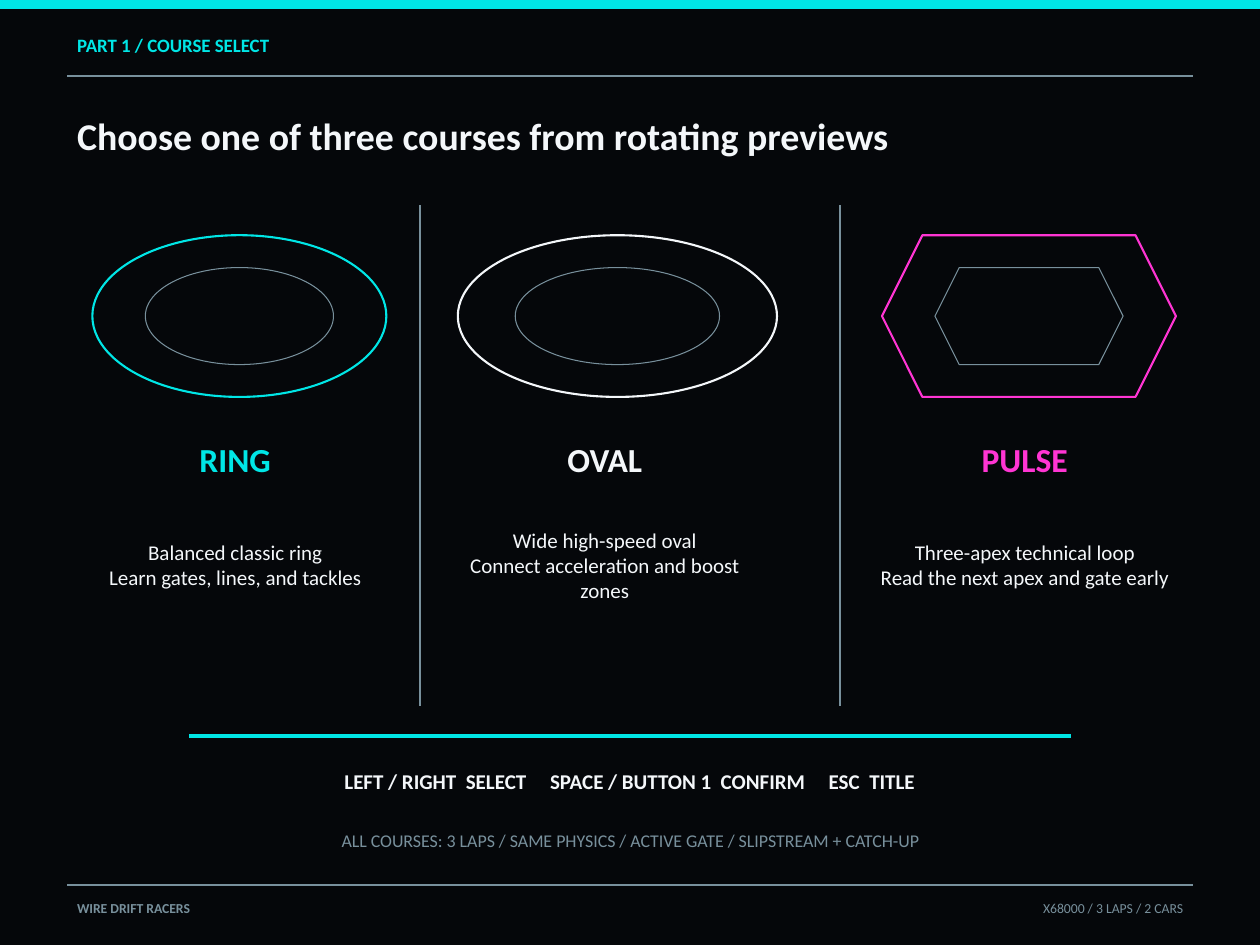
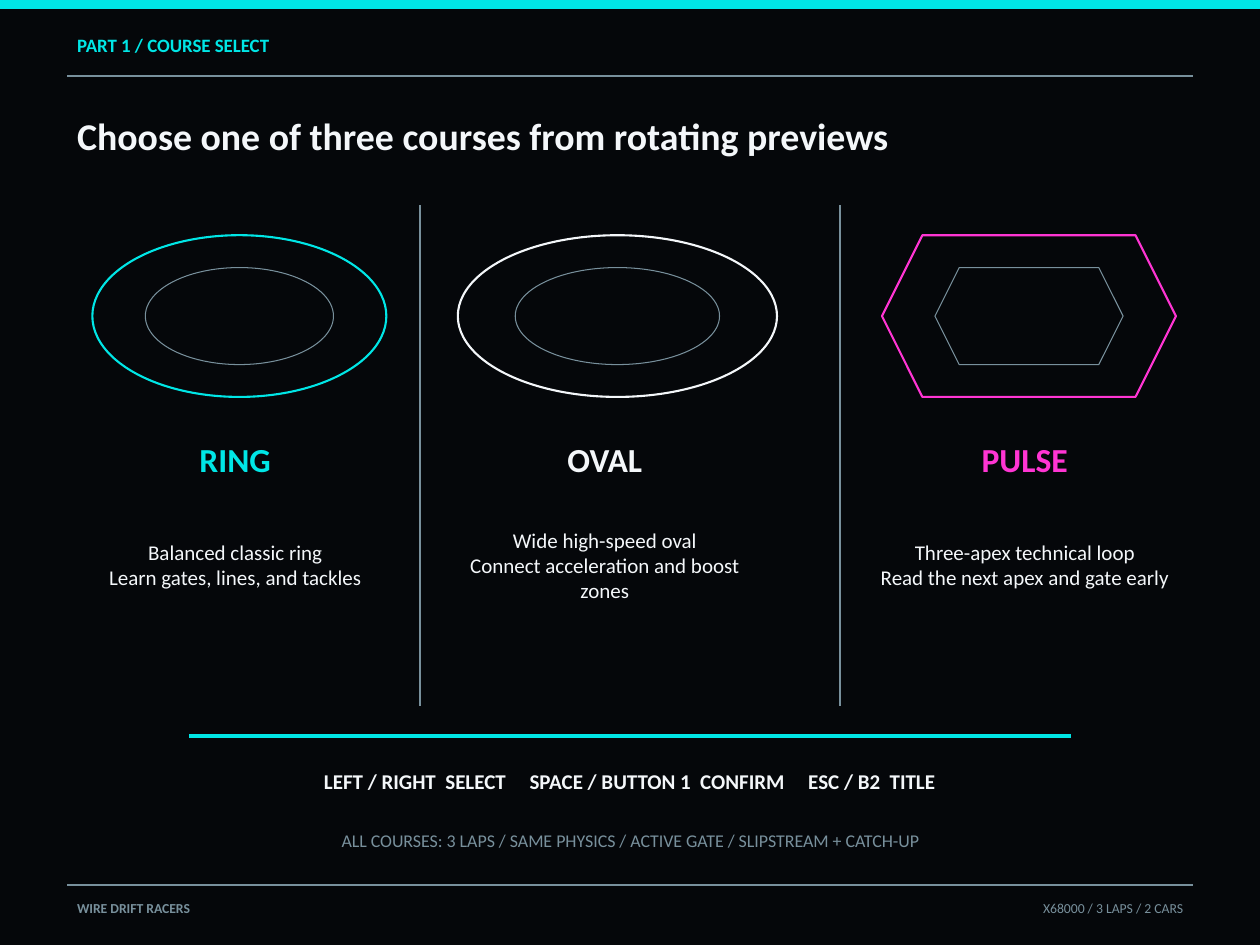
Before and after one commit to renatus-novus-x/wdrfrace, a slide deck: slide 5 of doc/manual-en.pptx. Drawn at 1260x945 pixels with LibreOffice and Linux fonts; fonts in the diff are those of the drawing. Boxes give left, top, right and bottom in pixels: in the first picture for what was removed or moved away, otherwise in the second. Text is boxed around its words. In the diff, an @@ line names an element or a change of style, - is before the commit and + after.

Commit message:
Document result and audio behavior
Updated the English and Japanese manuals to match the current game flow: result screens now require held input to be released before accepting any key or pad input to return to title, and the title/ESC/Button 2 controls were clarified. The sound test section now explains BGM/SE navigation, unavailable public-build BGM, and the licensed private-build track changes for title, final lap, and result music.

```diff
--- a/doc/manual-en.pptx
+++ b/doc/manual-en.pptx
@@ text at bbox=[324, 775, 935, 789]: text changed @@
-LEFT / RIGHT SELECT SPACE / BUTTON 1 CONFIRM ESC TITLE
+LEFT / RIGHT SELECT SPACE / BUTTON 1 CONFIRM ESC / B2 TITLE
```
Also in this commit, not shown: 3 other slides changed, 5 other files.
